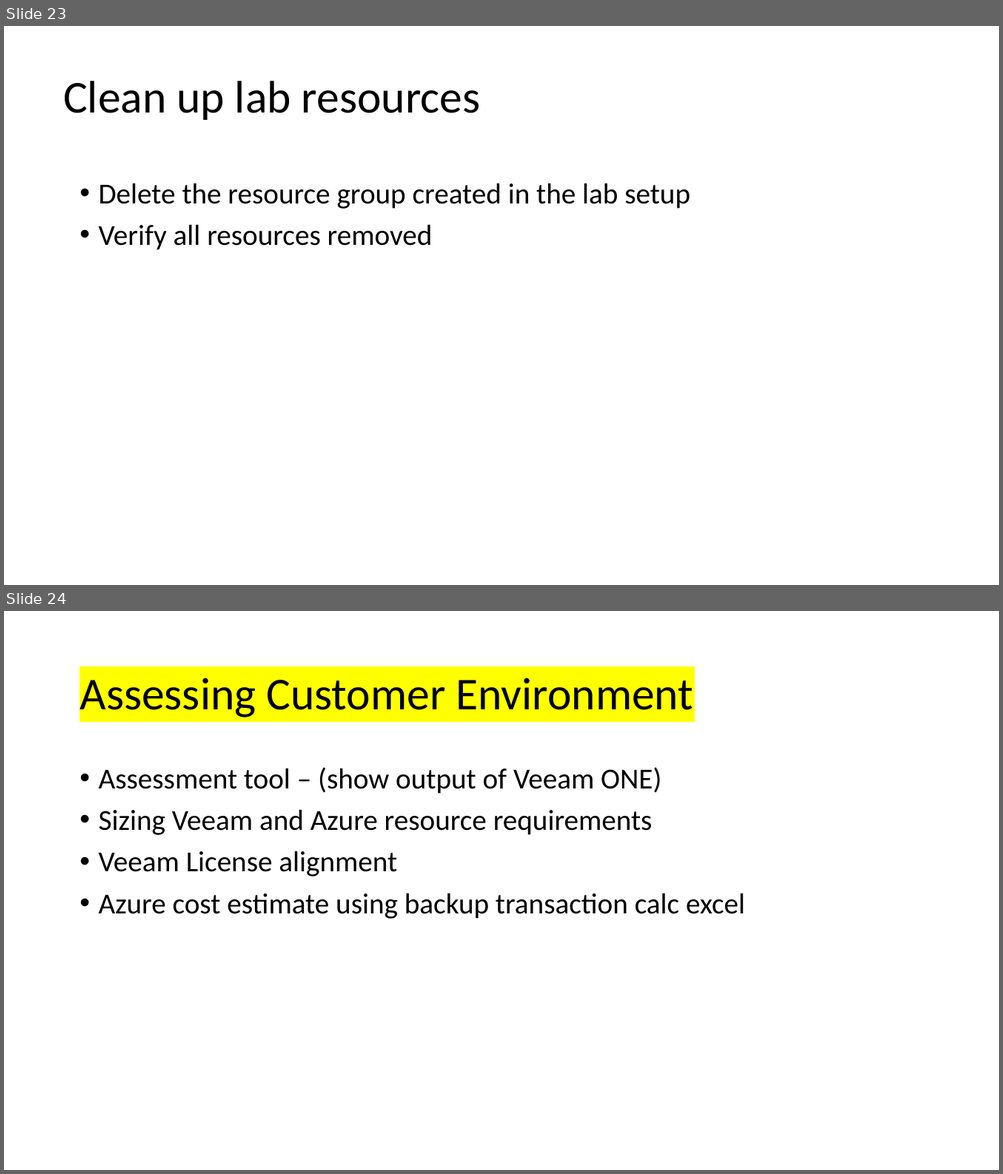
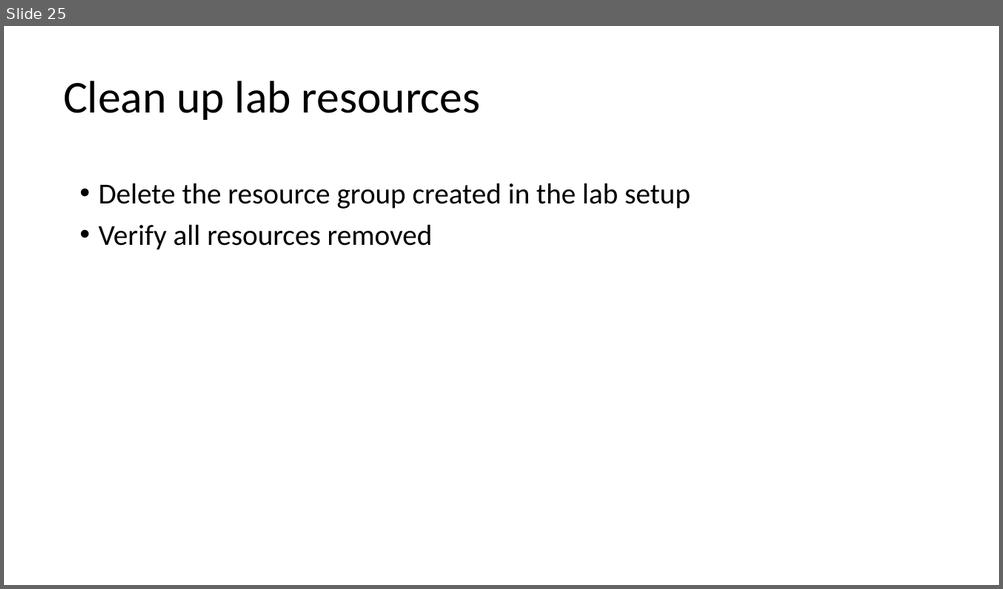
Before and after one commit to dkirby-ms/VeeamOnAzureLab, a slide deck: Veeam Lab Guide.pptx. Shown one above the other, each under a label of ours: slides 23 and 24 before the commit, slide 25 after it. The pictures are 1003x1174 and 1003x589 pixels, drawn with LibreOffice and Linux fonts; fonts in the diff are those of the drawing. Boxes give left, top, right and bottom in pixels: in the first picture for what was removed or moved away, otherwise in the second. Text is boxed around its words. In the diff, an @@ line names an element or a change of style, - is before the commit and + after.

```diff
--- a/Veeam Lab Guide.pptx
+++ b/Veeam Lab Guide.pptx
@@ slide 24 removed at bbox=[4, 611, 999, 1170], background #FFFFFF @@
@@ title removed at bbox=[79, 678, 694, 718] @@
-Assessing Customer Environment
@@ text removed at bbox=[99, 767, 745, 919] @@
-• Assessment tool – (show output of Veeam ONE)
-• Sizing Veeam and Azure resource requirements
-• Veeam License alignment
-• Azure cost estimate using backup transaction calc excel
@@ what was slide 23 is now slide 25 @@
```
Also in this commit, not shown: 1 slide changed, 3 slides added, 1 other slide removed.
